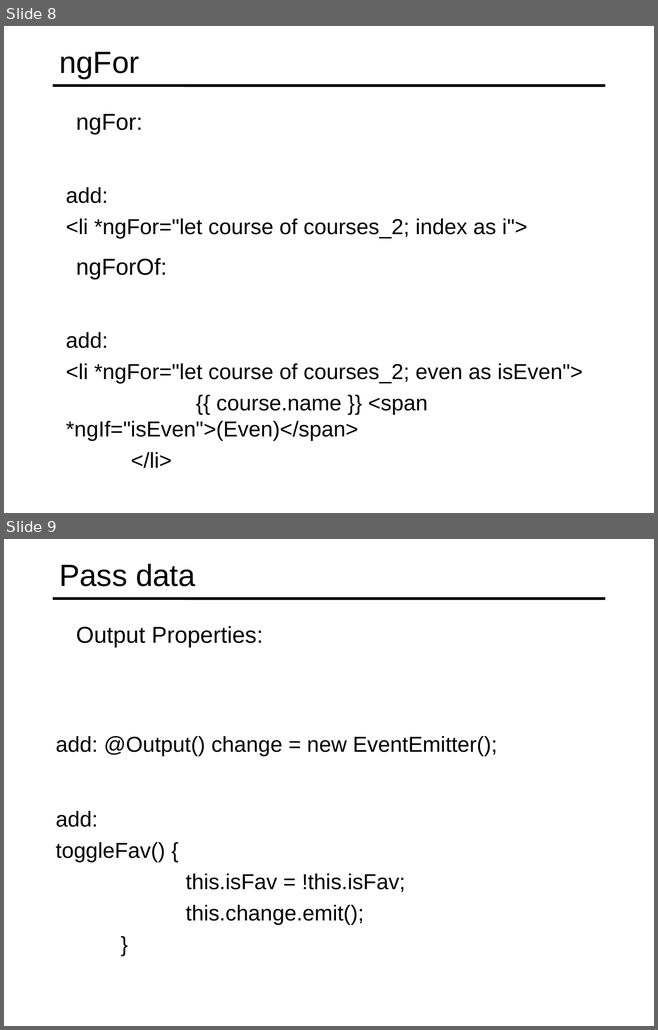
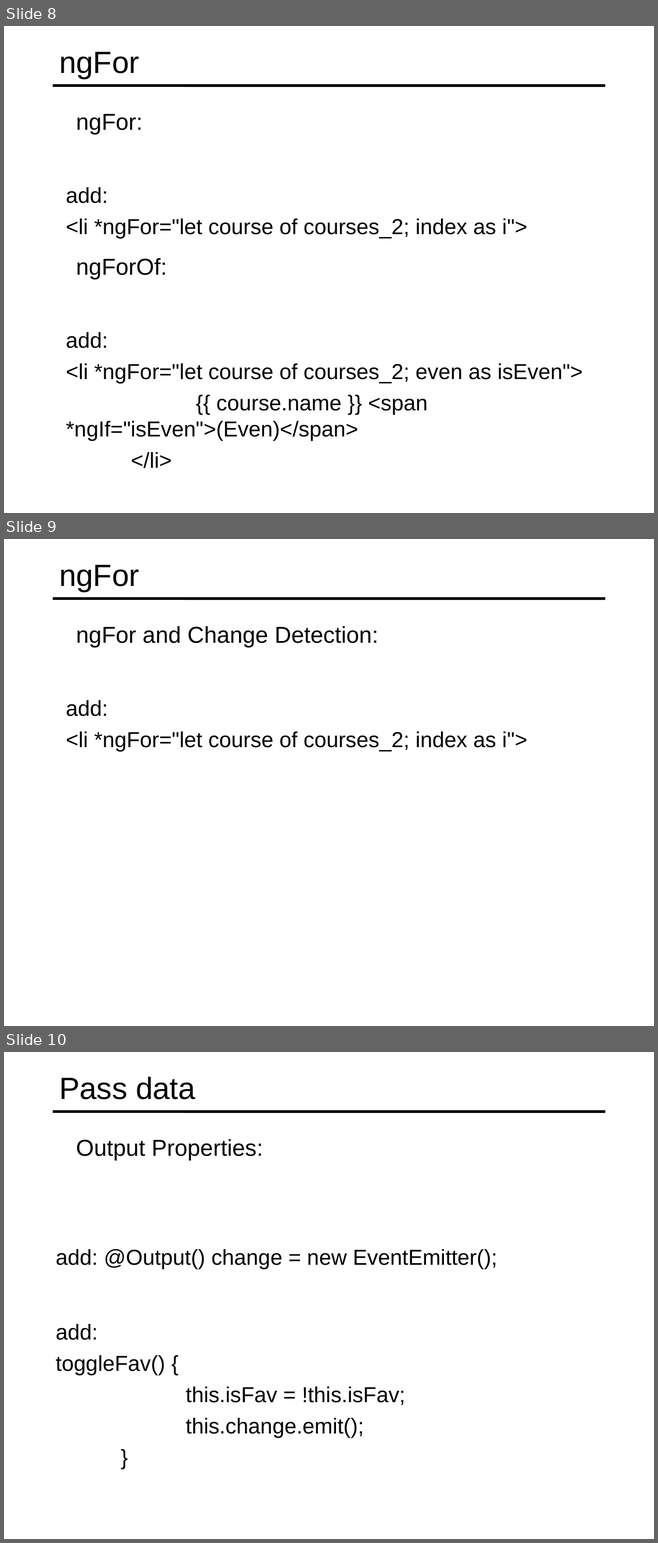
Before and after one commit to specter01wj/Jago_Link_Training, a slide deck: Angular/Angular7/Angular Advanced Course/Essentials/4.Directives/L4_Directives.ppt. Shown one above the other, each under a label of ours: slides 8 and 9 before the commit, slides 8, 9 and 10 after it. The pictures are 658x1030 and 658x1543 pixels, drawn with LibreOffice and Linux fonts; fonts in the diff are those of the drawing. Boxes give left, top, right and bottom in pixels: in the first picture for what was removed or moved away, otherwise in the second. Text is boxed around its words. In the diff, an @@ line names an element or a change of style, - is before the commit and + after.

```diff
--- a/Angular/Angular7/Angular Advanced Course/Essentials/4.Directives/L4_Directives.ppt
+++ b/Angular/Angular7/Angular Advanced Course/Essentials/4.Directives/L4_Directives.ppt
@@ slide 9 added at (4,539,654,1026), background #FFFFFF; not listed: 1 template element that a slide beside it also shows @@
@@ title added at (59,565,139,592), 34 pt, text #000000 @@
+ngFor
@@ text added at (76,626,378,647), 25.5 pt, text #000000 @@
+  ngFor and Change Detection:
@@ text added at (66,700,527,751), 24 pt, text #000000 @@
+  add:
+  <li *ngFor="let course of courses_2; index as i">
@@ what was slide 9 is now slide 10 @@
```
Also in this commit, not shown: 1 other file.
